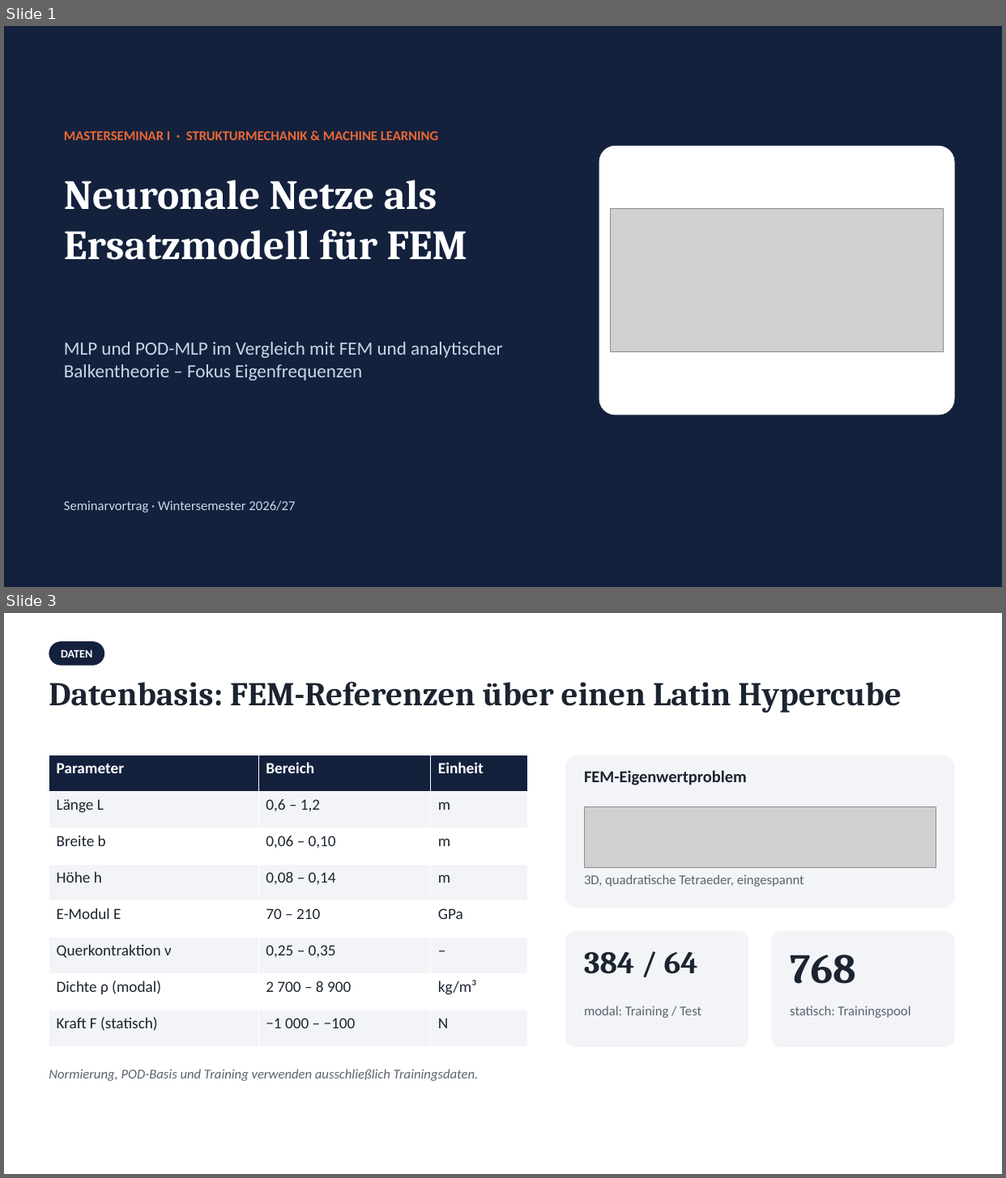
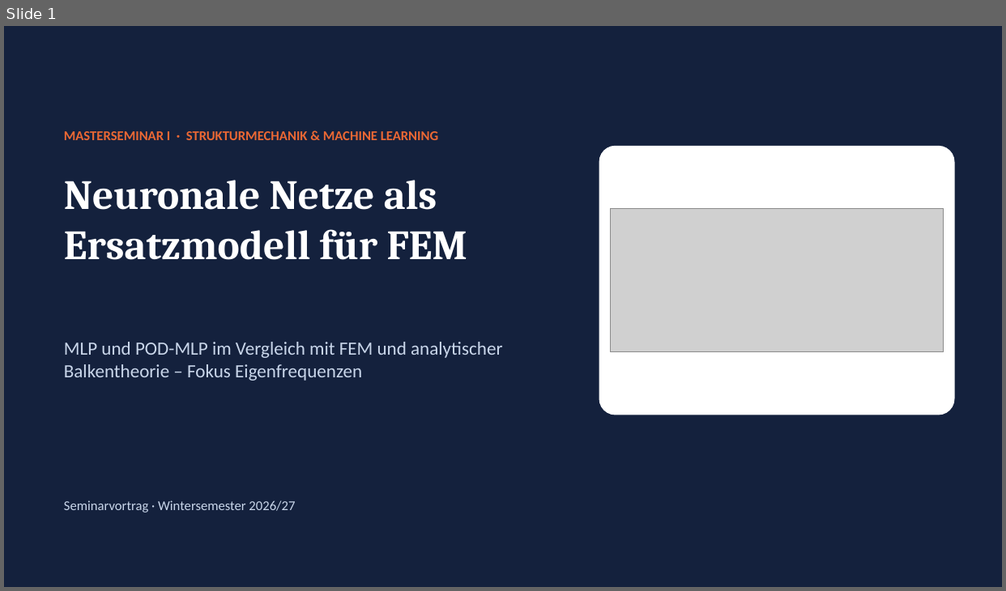
Before and after one commit to mircobuck/Seminar-I---Neuronale-Netz-als-Ersatzmodell-fuer-strukturmechanische-Berechnung, a slide deck: Praesentation/Vortrag_MLP_POD-MLP.pptx. Shown one above the other, each under a label of ours: slides 1 and 3 before the commit, slide 1 after it; the slides between them are not shown. The pictures are 1006x1178 and 1006x591 pixels, drawn with LibreOffice and Linux fonts; fonts in the diff are those of the drawing; grey boxes stand for pictures. Boxes give left, top, right and bottom in pixels: in the first picture for what was removed or moved away, otherwise in the second. Text is boxed around its words. In the diff, an @@ line names an element or a change of style, - is before the commit and + after.

```diff
--- a/Praesentation/Vortrag_MLP_POD-MLP.pptx
+++ b/Praesentation/Vortrag_MLP_POD-MLP.pptx
@@ slide 3 removed at [4,613,1002,1174], background #FFFFFF @@
@@ rounded rectangle removed at [49,641,104,666] @@
-DATEN
@@ text removed at [49,682,901,713] @@
-Datenbasis: FEM-Referenzen über einen Latin Hypercube
@@ table removed at [49,756,528,1047], 8 rows, 3 columns @@
-Parameter | Bereich | Einheit
-Länge L | 0,6 – 1,2 | m
-Breite b | 0,06 – 0,10 | m
-Höhe h | 0,08 – 0,14 | m
-E-Modul E | 70 – 210 | GPa
-Querkontraktion ν | 0,25 – 0,35 | –
-Dichte ρ (modal) | 2 700 – 8 900 | kg/m³
-Kraft F (statisch) | −1 000 – −100 | N
@@ rounded rectangle removed at [565,756,955,909] @@
@@ text removed at [584,770,747,786] @@
-FEM-Eigenwertproblem
@@ picture removed at [584,807,936,868] @@
@@ text removed at [584,875,804,887] @@
-3D, quadratische Tetraeder, eingespannt
@@ rounded rectangle removed at [565,931,749,1047] @@
@@ text removed at [584,952,698,974] @@
-384 / 64
@@ rounded rectangle removed at [771,931,955,1047] @@
@@ text removed at [790,955,855,984] @@
-768
@@ text removed at [584,1006,701,1018] @@
-modal: Training / Test
@@ text removed at [790,1006,910,1018] @@
-statisch: Trainingspool
@@ text removed at [49,1069,479,1081] @@
-Normierung, POD-Basis und Training verwenden ausschließlich Trainingsdaten.
```
Also in this commit, not shown: 4 slides changed, 2 slides added, 11 other slides removed, 7 other files.
